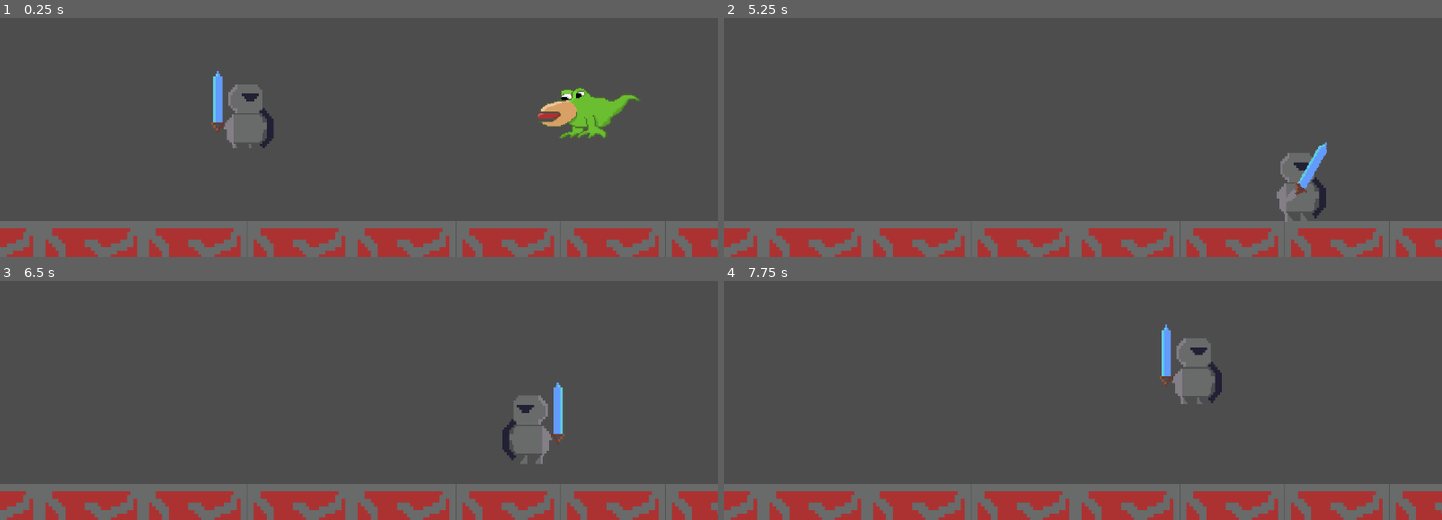
Above: before the commit, frames 1-4 (two rows, left to right).
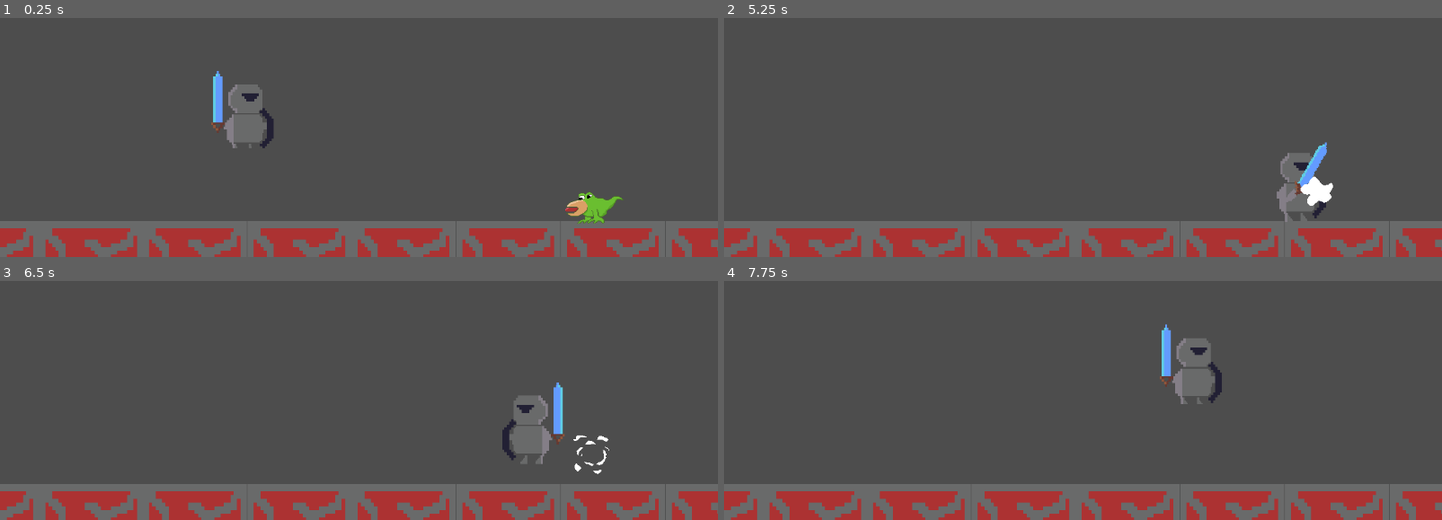
Above: after the commit, the same moments.

Repository: icarosun/the_gem_knight
Game: Godot game, scene res://node_2d.tscn
The game is run twice, just before and just after one commit, with the same random seed, the same clock (stepped at 60 frames per second) and the same inputs.
Inputs:
- Up to frame 1 (0.25 s): no input
- Up to frame 2 (5.25 s): tap Enter (ui_accept) at 0.5, 0.6, 1.55, 2.85, 3.6, 4.55 s; hold Right (move_right) 0.53-2.03 s; tap Space (jump) at 0.77, 0.8, 1.07, 1.35, 1.52, 1.82, 2.3, 3.02, 3.32, 3.77, 3.8, 4.07, 4.35, 4.52, 4.82 s; hold Left (move_left) 2.03-2.78 s; tap Q (fight) at 2.1, 5.1 s; hold Right (move_right) 2.78-4.28 s; hold Left (move_left) 4.28-5.03 s; hold Right (move_right) from 5.03 s (still down)
- Up to frame 3 (6.5 s): tap Space (jump) at 5.3, 6.02, 6.32 s; release Right (move_right) at 5.78 s; hold Left (move_left) from 5.78 s (still down); tap Enter (ui_accept) at 5.85 s
- Up to frame 4 (7.75 s): tap Enter (ui_accept) at 6.6, 7.55 s; tap Space (jump) at 6.77, 6.8, 7.07, 7.35, 7.52 s; release Left (move_left) at 7.28 s; hold Right (move_right) from 7.28 s (still down)

The runs differ from the first frame. In frame 1, 2.2% of the frame differs, in the area x 74-90%, y 28-87%; in frame 2, 0.3%; in frame 3, 0.2%; in frame 4, nothing differs.

Commit message:
add: sword effect

Diff:
--- a/node_2d.tscn
+++ b/node_2d.tscn
@@ -6,6 +6,7 @@
 [ext_resource type="Texture2D" uid="uid://cwmj82vnfcllo" path="res://assets/soldado-idle-new.png" id="4_kt7bg"]
 [ext_resource type="Texture2D" uid="uid://cirwxx2apolap" path="res://assets/iguana-crawler.png" id="5_gjmro"]
 [ext_resource type="Script" path="res://scripts/iguana.gd" id="5_jct4s"]
+[ext_resource type="Texture2D" uid="uid://dx68637q7ylk5" path="res://assets/explosion-of-smoke.png" id="7_ijn4s"]
 
 [sub_resource type="RectangleShape2D" id="RectangleShape2D_hkjpv"]
 size = Vector2(1138.5, 125)
@@ -105,6 +106,103 @@
 
 [sub_resource type="RectangleShape2D" id="RectangleShape2D_beka3"]
 size = Vector2(56, 68)
+
+[sub_resource type="AtlasTexture" id="AtlasTexture_1d7vu"]
+atlas = ExtResource("7_ijn4s")
+region = Rect2(0, 0, 64, 64)
+
+[sub_resource type="AtlasTexture" id="AtlasTexture_tgj25"]
+atlas = ExtResource("7_ijn4s")
+region = Rect2(64, 0, 64, 64)
+
+[sub_resource type="AtlasTexture" id="AtlasTexture_tl7sg"]
+atlas = ExtResource("7_ijn4s")
+region = Rect2(128, 0, 64, 64)
+
+[sub_resource type="AtlasTexture" id="AtlasTexture_m6xsr"]
+atlas = ExtResource("7_ijn4s")
+region = Rect2(192, 0, 64, 64)
+
+[sub_resource type="AtlasTexture" id="AtlasTexture_hpgd7"]
+atlas = ExtResource("7_ijn4s")
+region = Rect2(256, 0, 64, 64)
+
+[sub_resource type="AtlasTexture" id="AtlasTexture_5mk61"]
+atlas = ExtResource("7_ijn4s")
+region = Rect2(320, 0, 64, 64)
+
+[sub_resource type="AtlasTexture" id="AtlasTexture_wb86x"]
+atlas = ExtResource("7_ijn4s")
+region = Rect2(384, 0, 64, 64)
+
+[sub_resource type="AtlasTexture" id="AtlasTexture_csn2x"]
+atlas = ExtResource("7_ijn4s")
+region = Rect2(448, 0, 64, 64)
+
+[sub_resource type="AtlasTexture" id="AtlasTexture_4yxm4"]
+atlas = ExtResource("7_ijn4s")
+region = Rect2(512, 0, 64, 64)
+
+[sub_resource type="AtlasTexture" id="AtlasTexture_4nj5u"]
+atlas = ExtResource("7_ijn4s")
+region = Rect2(576, 0, 64, 64)
+
+[sub_resource type="AtlasTexture" id="AtlasTexture_adn7g"]
+atlas = ExtResource("7_ijn4s")
+region = Rect2(640, 0, 64, 64)
+
+[sub_resource type="AtlasTexture" id="AtlasTexture_ipx36"]
+atlas = ExtResource("5_gjmro")
+region = Rect2(0, 0, 100, 100)
+
+[sub_resource type="SpriteFrames" id="SpriteFrames_w1e1m"]
+animations = [{
+"frames": [{
+"duration": 1.0,
+"texture": SubResource("AtlasTexture_1d7vu")
+}, {
+"duration": 1.0,
+"texture": SubResource("AtlasTexture_tgj25")
+}, {
+"duration": 1.0,
+"texture": SubResource("AtlasTexture_tl7sg")
+}, {
+"duration": 1.0,
+"texture": SubResource("AtlasTexture_m6xsr")
+}, {
+"duration": 1.0,
+"texture": SubResource("AtlasTexture_hpgd7")
+}, {
+"duration": 1.0,
+"texture": SubResource("AtlasTexture_5mk61")
+}, {
+"duration": 1.0,
+"texture": SubResource("AtlasTexture_wb86x")
+}, {
+"duration": 1.0,
+"texture": SubResource("AtlasTexture_csn2x")
+}, {
+"duration": 1.0,
+"texture": SubResource("AtlasTexture_4yxm4")
+}, {
+"duration": 1.0,
+"texture": SubResource("AtlasTexture_4nj5u")
+}, {
+"duration": 1.0,
+"texture": SubResource("AtlasTexture_adn7g")
+}],
+"loop": false,
+"name": &"Destroyed",
+"speed": 5.0
+}, {
+"frames": [{
+"duration": 1.0,
+"texture": SubResource("AtlasTexture_ipx36")
+}],
+"loop": true,
+"name": &"idle",
+"speed": 5.0
+}]
 
 [node name="Node2D" type="Node2D"]
 position = Vector2(322, 123)
@@ -174,7 +272,7 @@
 frame_progress = 1.0
 centered = false
 
-[node name="AttackcollisionRight" type="Area2D" parent="knight"]
+[node name="AttackcollisionRight" type="Area2D" parent="knight" groups=["Sword"]]
 
 [node name="sword_right" type="CollisionShape2D" parent="knight/AttackcollisionRight"]
 position = Vector2(165, 172)
@@ -188,16 +286,17 @@
 shape = SubResource("RectangleShape2D_beka3")
 disabled = true
 
-[node name="iguana" type="CharacterBody2D" parent="."]
-position = Vector2(616, 263)
+[node name="iguana" type="Area2D" parent="."]
+position = Vector2(630, 421)
 script = ExtResource("5_jct4s")
 
 [node name="collision_iguana" type="CollisionPolygon2D" parent="iguana"]
 polygon = PackedVector2Array(14, -13, 70, -21, 36, 45, -44, 44, -24, 20, -74, 14, -67, -11, -38, -18, -37, -33, -5, -36, 30, -22)
 
-[node name="Sprite2D" type="Sprite2D" parent="iguana"]
-position = Vector2(3.99998, -38)
-scale = Vector2(1.765, 1.61)
-texture = ExtResource("5_gjmro")
+[node name="AnimatedSprite2D" type="AnimatedSprite2D" parent="iguana"]
+sprite_frames = SubResource("SpriteFrames_w1e1m")
+animation = &"Destroyed"
 
 [connection signal="animation_finished" from="knight/AnimatedSprite2D" to="knight" method="_on_animated_sprite_2d_animation_finished"]
+[connection signal="area_entered" from="iguana" to="iguana" method="_on_area_entered"]
+[connection signal="animation_finished" from="iguana/AnimatedSprite2D" to="iguana" method="_on_animated_sprite_2d_animation_finished"]
--- a/project.godot
+++ b/project.godot
@@ -14,6 +14,10 @@
 run/main_scene="res://node_2d.tscn"
 config/features=PackedStringArray("4.3", "GL Compatibility")
 config/icon="res://icon.svg"
+
+[global_group]
+
+Sword=""
 
 [input]
 
--- a/scripts/iguana.gd
+++ b/scripts/iguana.gd
@@ -1,25 +1,20 @@
-extends CharacterBody2D
+extends Area2D
 
+var dead = false
 
-const SPEED = 300.0
-const JUMP_VELOCITY = -400.0
+func _ready() -> void:
+	pass
 
+func _process(delta: float) -> void:
+	if dead == false:
+		$AnimatedSprite2D.play("idle")
 
-func _physics_process(delta: float) -> void:
-	# Add the gravity.
-	if not is_on_floor():
-		velocity += get_gravity() * delta
+func _on_area_entered(area: Area2D) -> void:
+	if area.is_in_group("Sword"):
+		dead = true
+		$AnimatedSprite2D.play("Destroyed")
 
-	# Handle jump.
-	if Input.is_action_just_pressed("ui_accept") and is_on_floor():
-		velocity.y = JUMP_VELOCITY
-
-	# Get the input direction and handle the movement/deceleration.
-	# As good practice, you should replace UI actions with custom gameplay actions.
-	var direction := Input.get_axis("ui_left", "ui_right")
-	if direction:
-		velocity.x = direction * SPEED
-	else:
-		velocity.x = move_toward(velocity.x, 0, SPEED)
-
-	move_and_slide()
+func _on_animated_sprite_2d_animation_finished() -> void:
+	if $AnimatedSprite2D.animation == "Destroyed":
+		queue_free();
+		dead = false
Binary file added: assets/explosion-of-smoke.png
Not shown, added: assets/explosion-of-smoke.png.import
Not shown: 1 places in node_2d.tscn that only renumber resources
